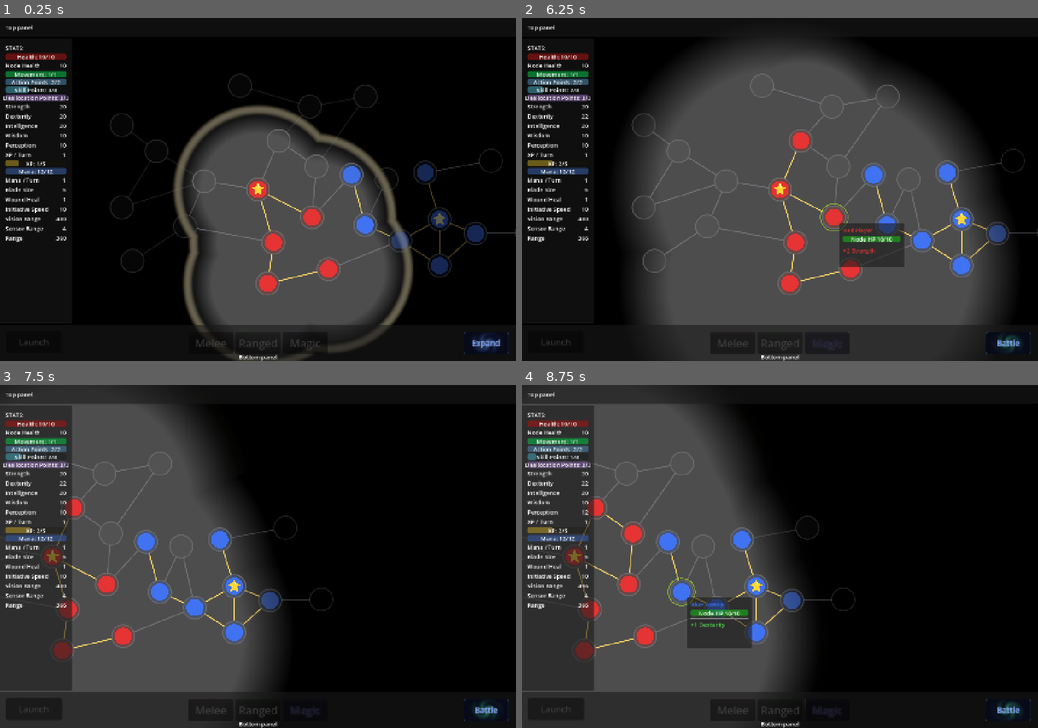
Above: before the commit, frames 1-4 (two rows, left to right).
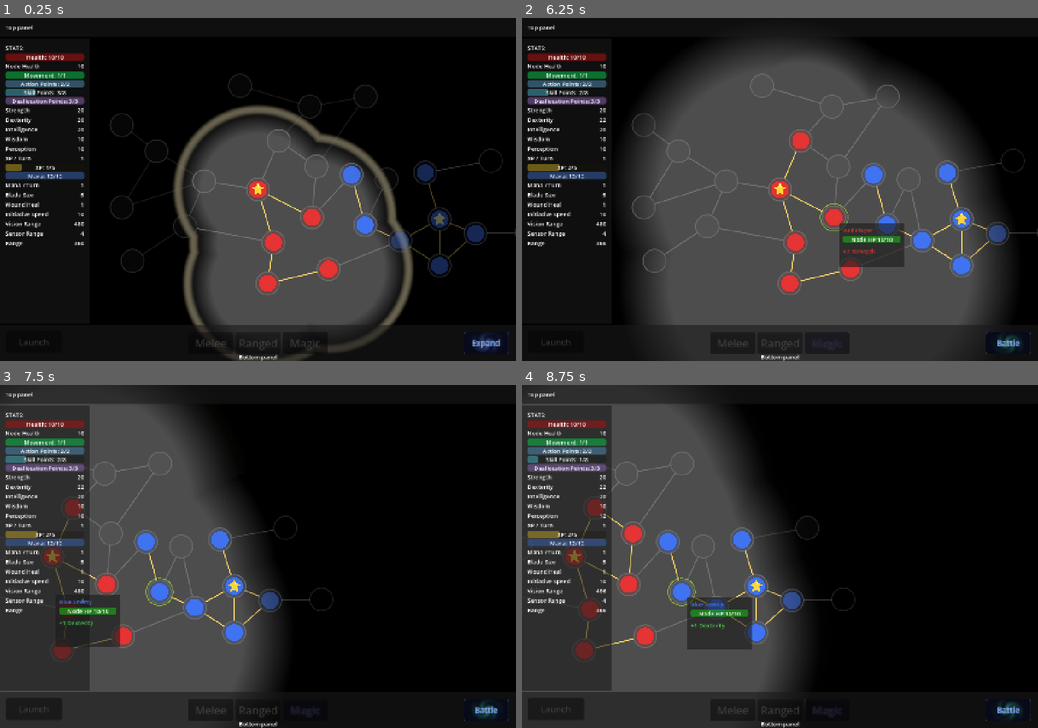
Above: after the commit, the same moments.

Repository: Koaieus/skill-tree-of-life
Game: Godot game, scene res://scenes/dev_sandbox.tscn
Two runs of this game, one before a commit and one after it. Both use one fixed random seed, a clock stepped at 60 frames per second and the inputs below.
Inputs (mouse positions are in pixels of both pictures, inside the frame that each line leads up to):
- Up to frame 1 (0.25 s): no input
- Up to frame 2 (6.25 s): tap Enter at 0.5 s; drag from (780, 189) to (831, 107) at 0.52 s; click "Expand" at 1.25 s; click "Battle" at 2 s; click "Melee" at 2.75 s; click "Ranged" at 3.5 s; click "Magic" at 4.25 s; click "End Turn" at 5 s; tap Space at 5.75 s; drag from (800, 141) to (831, 216) at 5.77 s
- Up to frame 3 (7.5 s): hold Right (ui_right) 6.53-7.25 s; tap Ctrl at 6.6 s; click (309, 583) at 6.67 s; drag from (72, 607) to (5, 549) at 7.27 s
- Up to frame 4 (8.75 s): drag from (635, 532) to (681, 590) at 8.02 s

The runs differ from the first frame. In frame 1, 3.5% of the frame differs, in the area x 0-17%, y 10-67%; in frame 2, 3.7%; in frame 3, 6.9%, in the area x 0-34%, y 6-90%; in frame 4, 6.0%.

Commit message:
chore: reposition label in progress bar, make stat panel wider

Diff:
--- a/ui/labeled_progress_bar.gd
+++ b/ui/labeled_progress_bar.gd
@@ -12,6 +12,7 @@
 
 const SCENE: PackedScene = preload("res://ui/labeled_progress_bar.tscn")
 
+@onready var label: Label = $Text
 
 static func create() -> LabeledProgressBar:
 	return SCENE.instantiate() as LabeledProgressBar
@@ -23,6 +24,5 @@
 	self_modulate = tint
 	max_value = max(1.0, maximum)
 	value = current
-	var label: Label = get_node_or_null("Text")
 	if label != null:
 		label.text = text
--- a/ui/labeled_progress_bar.tscn
+++ b/ui/labeled_progress_bar.tscn
@@ -2,18 +2,24 @@
 
 [ext_resource type="Script" uid="uid://ca6olga8di2iy" path="res://ui/labeled_progress_bar.gd" id="1_lpb"]
 
-[node name="LabeledProgressBar" type="ProgressBar"]
-custom_minimum_size = Vector2(0, 18)
+[node name="LabeledProgressBar" type="ProgressBar" unique_id=1921482563]
+custom_minimum_size = Vector2(0, 20)
 show_percentage = false
 script = ExtResource("1_lpb")
 
-[node name="Text" type="Label" parent="."]
+[node name="Text" type="Label" parent="." unique_id=1705971391]
 layout_mode = 1
-anchors_preset = 15
-anchor_right = 1.0
-anchor_bottom = 1.0
+anchors_preset = 8
+anchor_left = 0.5
+anchor_top = 0.5
+anchor_right = 0.5
+anchor_bottom = 0.5
+offset_left = -20.5
+offset_top = -11.5
+offset_right = 20.5
+offset_bottom = 11.5
 grow_horizontal = 2
 grow_vertical = 2
-mouse_filter = 2
+text = "fyfytf"
 horizontal_alignment = 1
 vertical_alignment = 1
--- a/ui/ui_root.tscn
+++ b/ui/ui_root.tscn
@@ -48,7 +48,7 @@
 
 [node name="Left" type="Control" parent="VBoxContainer/HBoxContainer" unique_id=1718291529]
 clip_contents = true
-custom_minimum_size = Vector2(200, 0)
+custom_minimum_size = Vector2(250, 0)
 layout_mode = 2
 
 [node name="StatsPanel" type="PanelContainer" parent="VBoxContainer/HBoxContainer/Left" unique_id=865354617]
